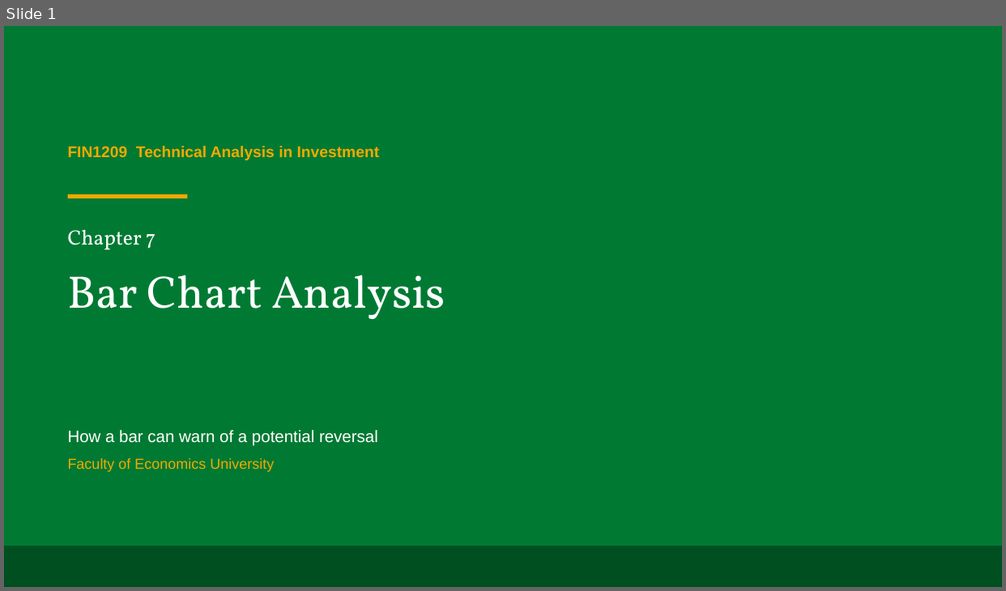
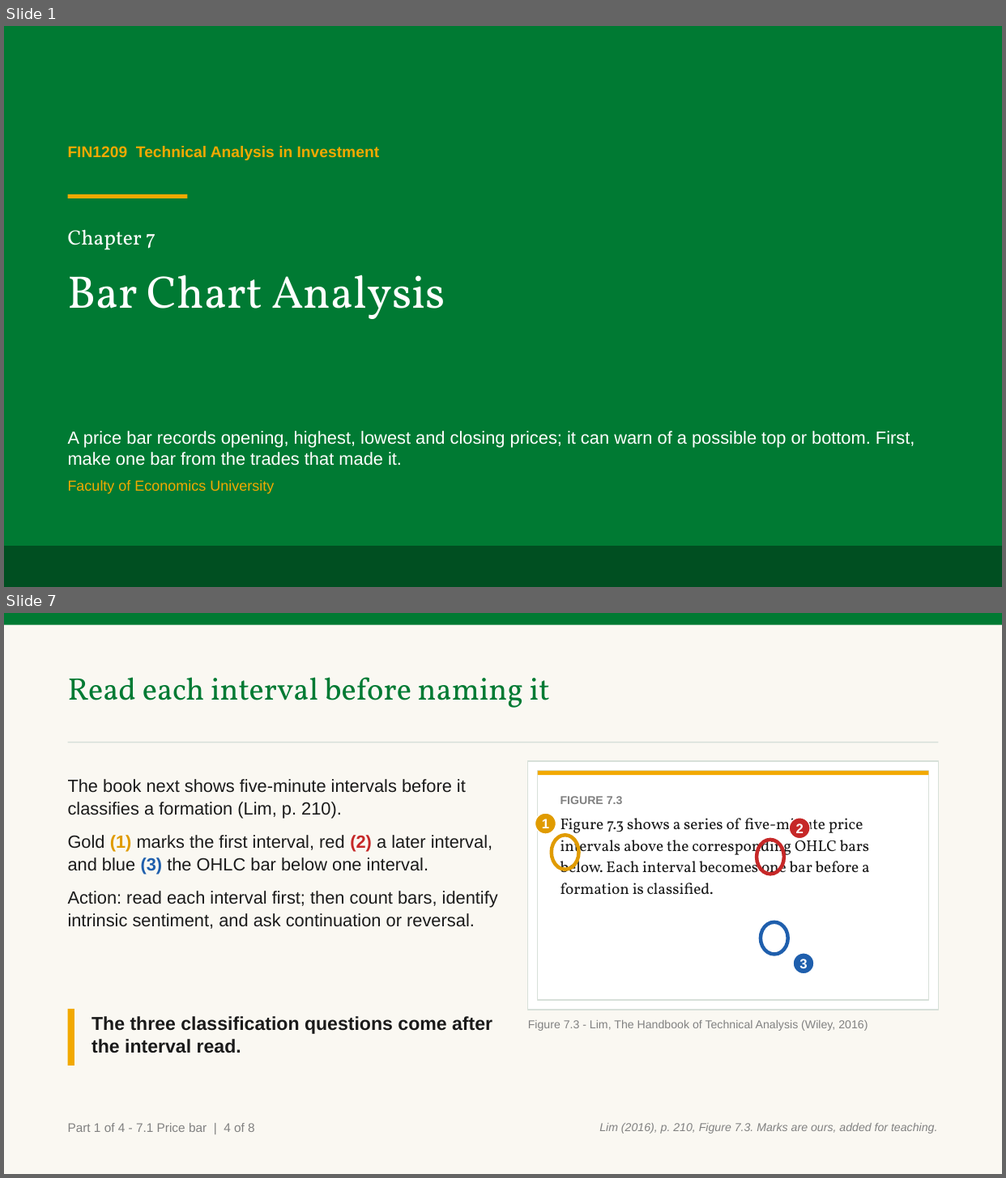
Before and after one commit to benjiesotelo-sudo/Telos_FIN1209, a slide deck: chapter-07/FIN1209-Chapter-07.pptx. Shown one above the other, each under a label of ours: slide 1 before the commit, slides 1 and 7 after it; the slides between them are not shown. The pictures are 1006x591 and 1006x1178 pixels, drawn with LibreOffice and Linux fonts; fonts in the diff are those of the drawing. Boxes give left, top, right and bottom in pixels: in the first picture for what was removed or moved away, otherwise in the second. Text is boxed around its words. In the diff, an @@ line names an element or a change of style, - is before the commit and + after.

Commit message:
Build Chapter 7 Part 1 price bar slides (#36)
* Build Chapter 7 Part 1 price bar slides

* Fix Chapter 7 Part 1 reader findings

* Fix Chapter 7 second reader findings

* Fix Chapter 7 third reader findings

* Define trend sentiment before use

* Improve sentiment table and worked read

* Tighten Chapter 7 chart marks

* Fix final Chapter 7 chart marks

```diff
--- a/chapter-07/FIN1209-Chapter-07.pptx
+++ b/chapter-07/FIN1209-Chapter-07.pptx
@@ slide 7 added at bbox=[4, 613, 1002, 1174], background #FFFFFF @@
@@ rectangle added at bbox=[4, 613, 1002, 1174], fill #FAF8F2 @@
@@ rectangle added at bbox=[4, 613, 1002, 625], fill #007A33 @@
@@ text added at bbox=[68, 677, 550, 708], 30 pt, text #007A33 @@
+Read each interval before naming it
@@ rectangle added at bbox=[68, 742, 938, 743], fill #D7E0D9 @@
@@ text added at bbox=[68, 779, 498, 929], 17 pt, text #1A1A1A @@
+The book next shows five-minute intervals before it classifies a formation (Lim, p. 210).
+Gold (1) marks the first interval, red (2) a later interval, and blue (3) the OHLC bar below one interval.
+Action: read each interval first; then count bars, identify intrinsic sentiment, and ask continuation or reversal.
@@ rectangle added at bbox=[528, 761, 938, 1010], fill #FFFFFF, outline #D7E0D9 1 pt @@
@@ rectangle added at bbox=[538, 771, 928, 1000], fill #FFFFFF, outline #D7E0D9 1 pt @@
@@ rectangle added at bbox=[538, 771, 928, 776], fill #F2A900 @@
@@ text added at bbox=[560, 796, 870, 894], 15 pt, text #1A1A1A @@
+FIGURE 7.3
+Figure 7.3 shows a series of five-minute price intervals above the corresponding OHLC bars below. Each interval becomes one bar before a formation is classified.
@@ ellipse added at bbox=[535, 813, 556, 834], fill #E09B00, outline #FFFFFF 1 pt, 13 pt, text #FFFFFF, bold @@
+1
@@ ellipse added at bbox=[790, 818, 810, 839], fill #C62828, outline #FFFFFF 1 pt, 13 pt, text #FFFFFF, bold @@
+2
@@ ellipse added at bbox=[552, 835, 579, 870], outline #E09B00 3.5 pt @@
@@ ellipse added at bbox=[756, 840, 784, 875], outline #C62828 3.5 pt @@
@@ ellipse added at bbox=[761, 922, 789, 954], outline #1F5FAD 3.5 pt @@
@@ ellipse added at bbox=[793, 953, 814, 973], fill #1F5FAD, outline #FFFFFF 1 pt, 13 pt, text #FFFFFF, bold @@
+3
@@ rectangle added at bbox=[68, 1009, 74, 1066], fill #F2A900 @@
@@ text added at bbox=[91, 1016, 492, 1054], 18 pt, text #1A1A1A, bold @@
+The three classification questions come after the interval read.
@@ text added at bbox=[528, 1020, 867, 1031], 11 pt, text #818181 @@
+Figure 7.3 - Lim, The Handbook of Technical Analysis (Wiley, 2016)
@@ text added at bbox=[68, 1123, 255, 1132], 12 pt, text #818181 @@
+Part 1 of 4 - 7.1 Price bar | 4 of 8
@@ text added at bbox=[599, 1123, 937, 1134], 11 pt, text #818181, italic @@
+Lim (2016), p. 210, Figure 7.3. Marks are ours, added for teaching.
@@ slide 1 changed as well @@
@@ text at bbox=[68, 431, 914, 466]: text changed; size 16 to 17 pt @@
-How a bar can warn of a potential reversal
+A price bar records opening, highest, lowest and closing prices; it can warn of a possible top or bottom. First, make one bar from the trades that made it.
```
Also in this commit, not shown: 5 other slides changed, 16 other slides added, 5 slides removed, 3 other files.
